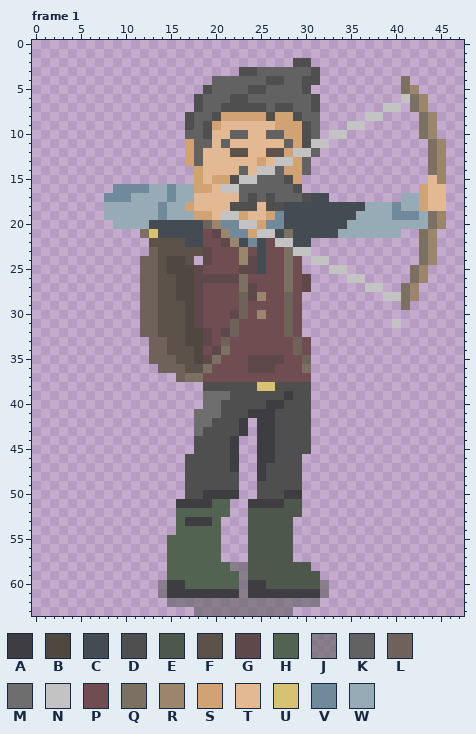
Two versions of one pixel-art file, Assets/Graphics/Characters/Main Character/Bow_Main.aseprite. The picture above is the old version.
48x64 pixels, 10 frames. Colours within 5 levels of each other are drawn and written as one. Shown: frame 1. The commit also changed other frames, which this record leaves out.
Visible layers, top first: "Layer 4", "straps", "head", "torso", "backpack", "legs", "shadow" opacity 60%.
Palette (. is transparent): A #3e3e42  B #514741  C #454b52  D #4f4f4f  E #4e574c  F #5c524a  G #5f484a  H #526351  J #62626299  K #626262  L #6e625a  M #6e6e6e  N #c3c3c3  P #6f4d50  Q #7c7062  R #9b866d  S #d1a273  T #e2b992  U #d7c172  V #708a9c  W #96abb6
Pixels before, frame 1 (only the part around the change), first column x 0:
 0 ................................................
 1 ................................................
 2 .............................DD.................
 3 .......................DDKKKKKKD................
 4 ....................KKKKKKDDKKDD.........Q......
 5 ...................DKKKKDDKKKKD..........QR.....
 6 ..................DKKKDDKKKKKKKD.........NQR....
 7 ..................DKKDDDDDKDDKKD.......NN.QR....
 8 .................DKKDSSSSSDSSDKK.....NN....QR...
 9 .................DKDSTTTTTTSSSDK...NN......QR...
10 .................KKDTTKKTTKKSSDK.NN........QR...
11 .................SKKTKTTTTTTKSDNN...........QR..
12 .................SKTTTFFTTFFSNNK............QR..
13 .................SKTTTTTTSTNNSK.............QR..
14 ..................STTTTKTNNKSSK.............QR..
15 ..................STSSDNNKKKDS..............TR..
16 .........VVVVWWVWWSSTNNKKKKKKD.............STT..
17 ........VVVWWWWVWWTTTTTKDKDKKKDCC........WWSTT..
18 ........WWWWWWVWWSTTTTDDDTDDCCCCCCCCCWWWVWWSTT..
19 ........WWWWWWVWWWSSTNNSTTSVCCCCCCCCWWWWVVVWQR..
20 .........WWWWCCCCCCLRVVNNSVVCCCCCCCWWWWWWWWWQR..
21 ............QUCCCCCPGRVVSNNCQCCCCCWWWWWWW..QR...
22 .............FFFFCCPPGRCVCPNNCC............QR...
23 .............LFFFFFGPPPRPCPPQNN............QR...
24 ............LLFBBF.GPPPRGCPPQP.NN..........QR...
25 ............LLFBBBGPPPPGGCPPQP...NN.......QR....
26 ............LLFFBBGGGGGQPPPPQPG....NN.....QR....
27 ............LLFFBBGPPPPQGPPPQPG......NN..QR.....
28 ............LLFFBBGPPPPLGRPPLP.........NNQR.....
29 ............LLFFFBGPPPPLPPPPLP...........Q......
30 ............LLFFFBGPPPGLPRPPLP..................
31 ............LLFFFBGPPPLPPPPPLP..........N.......
32 ............LLFFFBBGPGLPPPPPLP..................
33 .............LLFFBBGPLPPPPPPPLP.................
34 .............LLFFFBPGQPPPPPPPLP.................
35 .............LLLFFBGQPPPGGGGPPL.................
36 ..............LLLFFQPPPPGGGPPPQ.................
37 ................LQQPPPPPPPPPPPP.................
After:
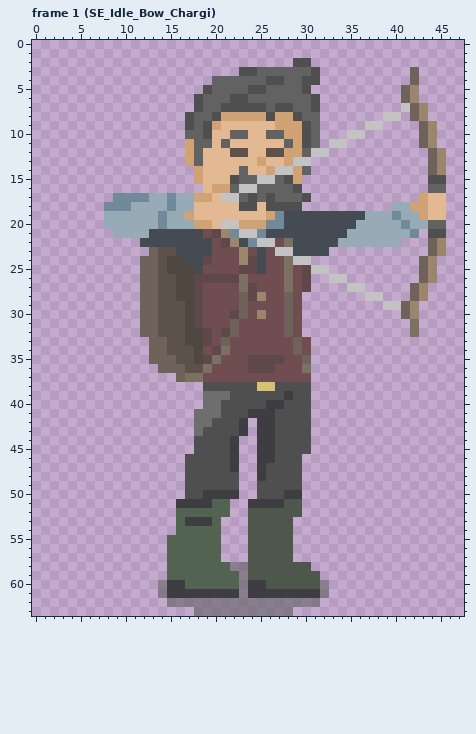
Log entry: Wire up bow charging animation with idle and running states
Diff:
Changed rows in their new state; - is an unchanged pixel.
Frame 1 (SE_Idle_Bow_Chargi), layer "Layer 4":
first column x 8:
 3 ----------------------------------L---
 4 ---------------------------------.L---
 5 ---------------------------------L----
 6 ---------------------------------LR.--
 7 -------------------------------..NL---
 8 -----------------------------..NN-LR.-
 9 ---------------------------..NN----L--
10 -------------------------..NN------L--
11 -----------------------K.NN--------LR.
12 ---------------------SKNN-----------L-
13 -------------------TSNN-------------L-
14 -----------------TSNN---------------L-
15 ------------TT-KKNN-----------------DD
16 -..........TSSKNN------------------.KK
17 .--VV-----SS-NN--------..--------..---
18 VVV---WV-W----T-----DD..........W-S---
19 ---------STT-TTT------------C----WWSTT
20 W----WVWWWSSTNNSS----------C-----V--KK
21 -WWWWC---------NNVC-C-----C------WV.DD
22 ----CCCCC--C-----NNPQ--CCCWWWWWWW--.LR
23 --------CCCC-------NNCCCC----------.LR
24 ---------CC----------NN..----------L--
25 ----------C-----------GNN..-------.LR-
26 -------------------------NN..-----.LR-
27 ---------------------------NN..--.LR--
28 -----------------------------NN...LR--
29 -------------------------------NNLR---
30 ---------------------------------LR---
31 --------------------------------.-Q---
32 ----------------------------------Q---
